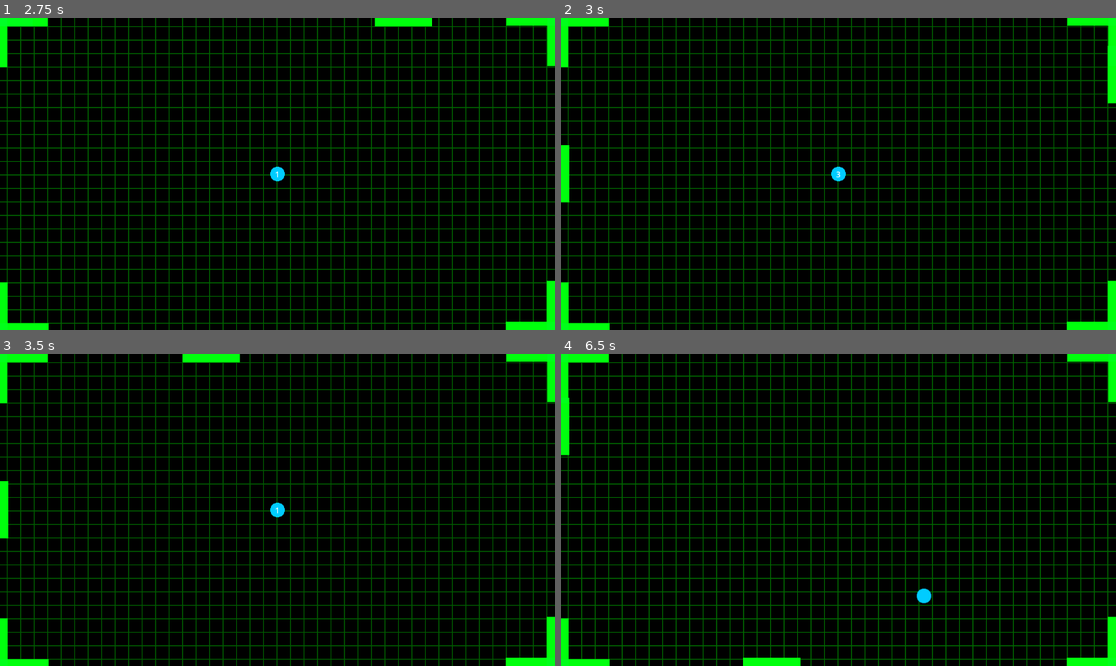
Above: before the commit, frames 1-4 (two rows, left to right).
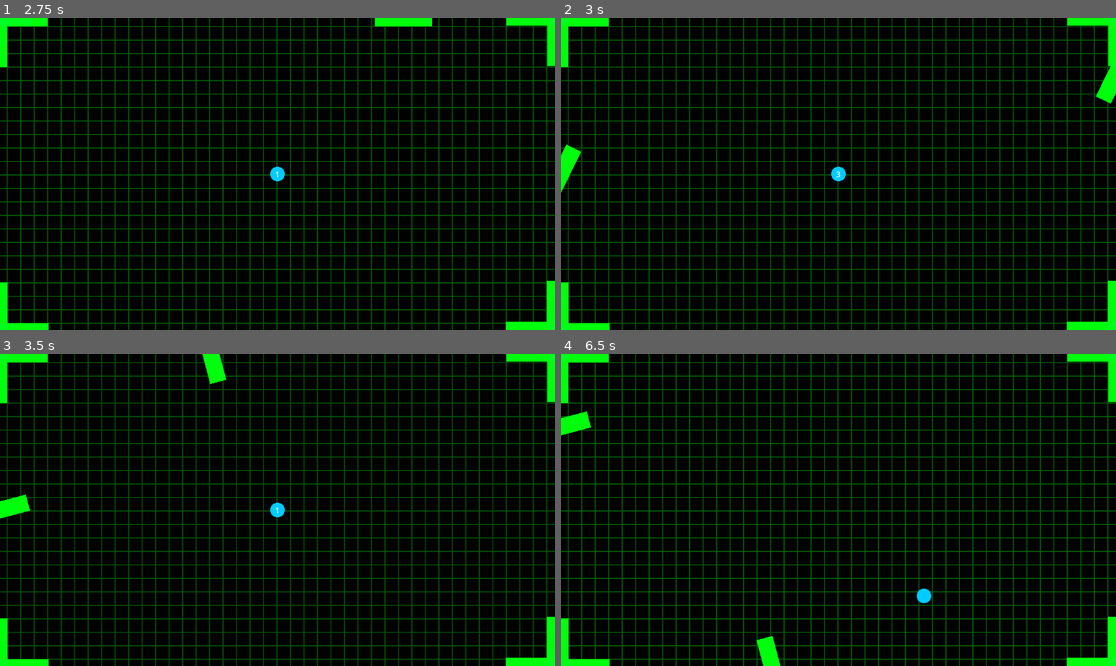
Above: after the commit, the same moments.

Repository: JTheoMitr/pong-infinity
Game: Godot game, scene res://main.tscn
Two runs of this game, one before a commit and one after it. Both use one fixed random seed, a clock stepped at 60 frames per second and the inputs below.
Inputs (mouse positions are in pixels of both pictures, inside the frame that each line leads up to):
- Up to frame 1 (2.75 s): click "Start Game" at 0.5 s; tap Enter (ui_accept) at 1.25, 1.52 s; move the mouse to (399, 158) at 1.27 s; hold Up (ui_up) 1.28-2 s; tap S (s) at 1.35 s; click (399, 158) at 1.42 s; tap W (w) at 1.55 s; drag from (166, 189) to (416, 18) at 2.02 s
- Up to frame 2 (3 s): tap Enter (ui_accept) at 2.75 s; move the mouse to (894, 105) at 2.77 s; hold Up (ui_up) from 2.78 s (still down); hold Right (ui_paddle_rotate_clockwise, bound only after the com… from 2.78 s (still down)
- Up to frame 3 (3.5 s): keep holding Up (ui_up); keep holding Right (ui_paddle_rotate_clockwise, bound only after the com…; tap A (ui_paddle_rotate_counterclockwise, bound only after the … at 3.05 s
- Up to frame 4 (6.5 s): release Up (ui_up) at 3.5 s; release Right (ui_paddle_rotate_clockwise, bound only after the com… at 3.5 s; drag from (810, 572) to (672, 463) at 3.52 s; move the mouse to (1005, 556) at 4.27 s; hold Down (ui_down) 4.28-5 s; tap S (s) at 4.35 s; tap Enter (ui_accept) at 4.52 s; tap W (w) at 4.55 s; drag from (672, 463) to (755, 432) at 5.02 s; move the mouse to (866, 510) at 5.77 s; hold Down (ui_down) from 5.78 s (still down); hold Right (ui_paddle_rotate_clockwise, bound only after the com… from 5.78 s (still down); click (866, 510) at 5.92 s; tap A (ui_paddle_rotate_counterclockwise, bound only after the … at 6.05 s

Frame 1 is identical in both runs. In frame 2, 0.4% of the frame differs, in the area x 0-100%, y 8-60%; in frame 3, 0.8%, in the area x 0-44%, y 0-60%; in frame 4, 0.8%.

Commit message:
paddle rotation!
ohhh yeah

Diff:
--- a/paddle.gd
+++ b/paddle.gd
@@ -3,6 +3,11 @@
 
 @export var is_left: bool = true
 @export var speed: float = 400.0
+@export var rotate_speed := 2.5   # radians per second
+@export var rotate_return_speed := 6.0
+
+var rotation_offset := 0.0
+
 var perimeter_pos: float = 0.0
 
 # Touch handling
@@ -52,7 +57,22 @@
 
 	perimeter_pos = fmod(perimeter_pos + 1.0 + input_value * (speed / 1000.0) * delta, 1.0)
 	position = perimeter_to_screen(perimeter_pos)
-	rotation = get_rotation_for_t(perimeter_pos)
+	rotation = get_rotation_for_t(perimeter_pos) + rotation_offset
+
+	var rotate_input := 0.0
+
+	if Input.is_action_pressed("ui_paddle_rotate_clockwise"):
+		rotate_input += 1.0
+	if Input.is_action_pressed("ui_paddle_rotate_counterclockwise"):
+		rotate_input -= 1.0
+
+	if rotate_input != 0.0:
+		rotation_offset += rotate_input * rotate_speed * delta
+	else:
+		# Smoothly return to neutral when released
+		rotation_offset = lerp(rotation_offset, 0.0, rotate_return_speed * delta)
+	rotation_offset = clamp(rotation_offset, -PI / 2, PI / 2)
+
 
 func get_rotation_for_t(t: float) -> float:
 	if t < 0.25:
--- a/project.godot
+++ b/project.godot
@@ -44,3 +44,13 @@
 , Object(InputEventKey,"resource_local_to_scene":false,"resource_name":"","device":0,"window_id":0,"alt_pressed":false,"shift_pressed":false,"ctrl_pressed":false,"meta_pressed":false,"pressed":false,"keycode":0,"physical_keycode":32,"key_label":0,"unicode":0,"location":0,"echo":false,"script":null)
 ]
 }
+ui_paddle_rotate_clockwise={
+"deadzone": 0.2,
+"events": [Object(InputEventKey,"resource_local_to_scene":false,"resource_name":"","device":0,"window_id":0,"alt_pressed":false,"shift_pressed":false,"ctrl_pressed":false,"meta_pressed":false,"pressed":false,"keycode":0,"physical_keycode":4194321,"key_label":0,"unicode":0,"location":0,"echo":false,"script":null)
+]
+}
+ui_paddle_rotate_counterclockwise={
+"deadzone": 0.2,
+"events": [Object(InputEventKey,"resource_local_to_scene":false,"resource_name":"","device":0,"window_id":0,"alt_pressed":false,"shift_pressed":false,"ctrl_pressed":false,"meta_pressed":false,"pressed":false,"keycode":0,"physical_keycode":65,"key_label":0,"unicode":0,"location":0,"echo":false,"script":null)
+]
+}
